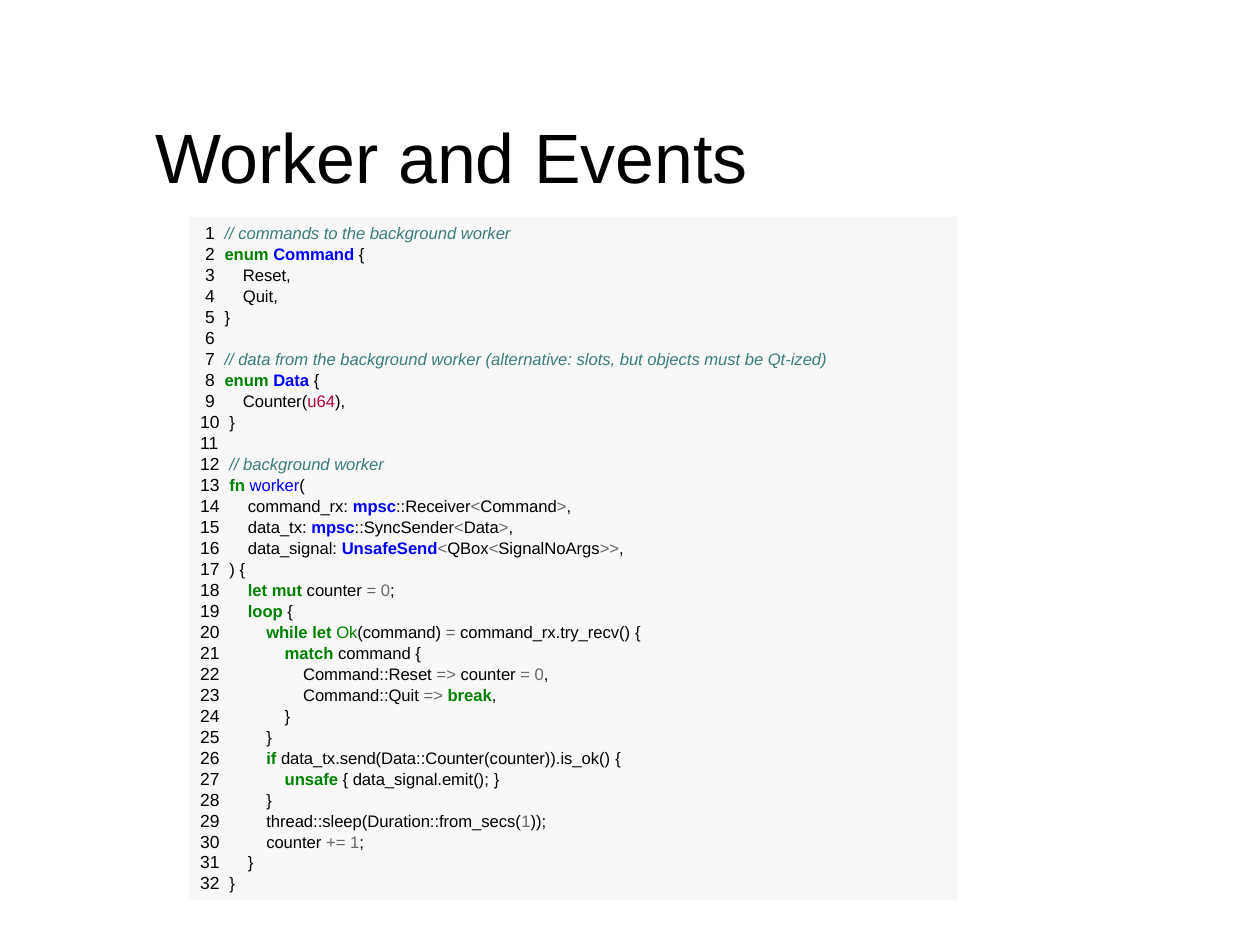
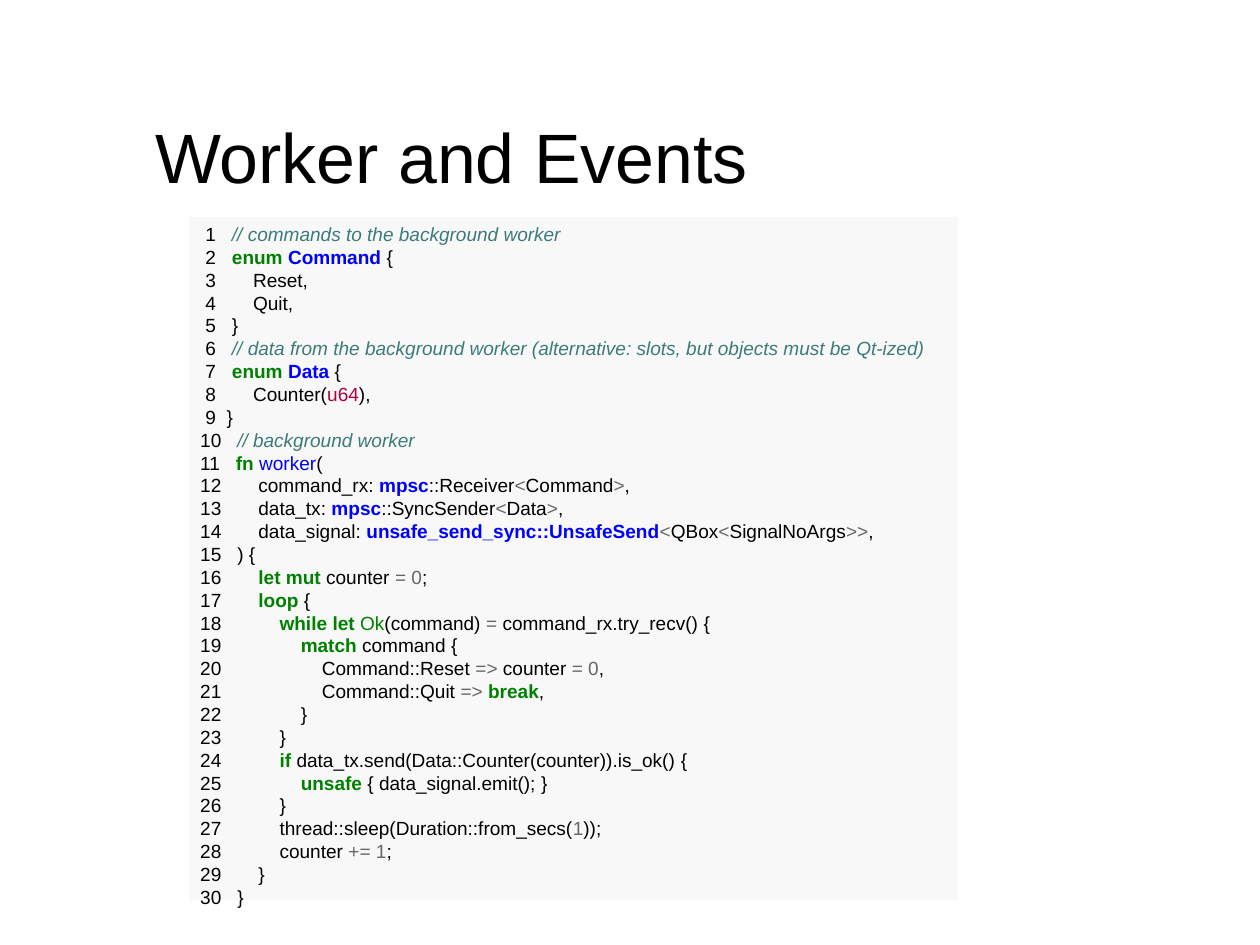
Before and after one commit to divi255/qtx, a slide deck: slide 12 of pres.odp. Drawn at 1260x945 pixels with LibreOffice and Linux fonts; fonts in the diff are those of the drawing; background and template pictures are left out. Boxes give left, top, right and bottom in pixels: in the first picture for what was removed or moved away, otherwise in the second. Text is boxed around its words. In the diff, an @@ line names an element or a change of style, - is before the commit and + after.

Commit message:
fmt

```diff
--- a/pres.odp
+++ b/pres.odp
@@ text in rectangle at [205,227,561,333]: size 11 to 12 pt in "1", "2", "3", "4" and 1 more places; size 10.5 to 12 pt in "// commands to the background worker", "enum Command {", "Reset,", "Quit," and 1 more places @@
@@ text in rectangle at [200,341,924,904]: text changed; size 10.5 to 12 pt @@
-6
-7 // data from the background worker (alternative: slots, but objects must be Qt-ized)
-8 enum Data {
-9 Counter(u64),
-10 }
-11
-12 // background worker
-13 fn worker(
-14 command_rx: mpsc::Receiver<Command>,
-15 data_tx: mpsc::SyncSender<Data>,
-16 data_signal: UnsafeSend<QBox<SignalNoArgs>>,
-17 ) {
-18 let mut counter = 0;
-19 loop {
-20 while let Ok(command) = command_rx.try_recv() {
-21 match command {
-22 Command::Reset => counter = 0,
-23 Command::Quit => break,
-24 }
-25 }
-26 if data_tx.send(Data::Counter(counter)).is_ok() {
-27 unsafe { data_signal.emit(); }
-28 }
-29 thread::sleep(Duration::from_secs(1));
-30 counter += 1;
-31 }
-32 }
+6 // data from the background worker (alternative: slots, but objects must be Qt-ized)
+7 enum Data {
+8 Counter(u64),
+9 }
+10 // background worker
+11 fn worker(
+12 command_rx: mpsc::Receiver<Command>,
+13 data_tx: mpsc::SyncSender<Data>,
+14 data_signal: unsafe_send_sync::UnsafeSend<QBox<SignalNoArgs>>,
+15 ) {
+16 let mut counter = 0;
+17 loop {
+18 while let Ok(command) = command_rx.try_recv() {
+19 match command {
+20 Command::Reset => counter = 0,
+21 Command::Quit => break,
+22 }
+23 }
+24 if data_tx.send(Data::Counter(counter)).is_ok() {
+25 unsafe { data_signal.emit(); }
+26 }
+27 thread::sleep(Duration::from_secs(1));
+28 counter += 1;
+29 }
+30 }
```
Also in this commit, not shown: 3 other slides changed.
